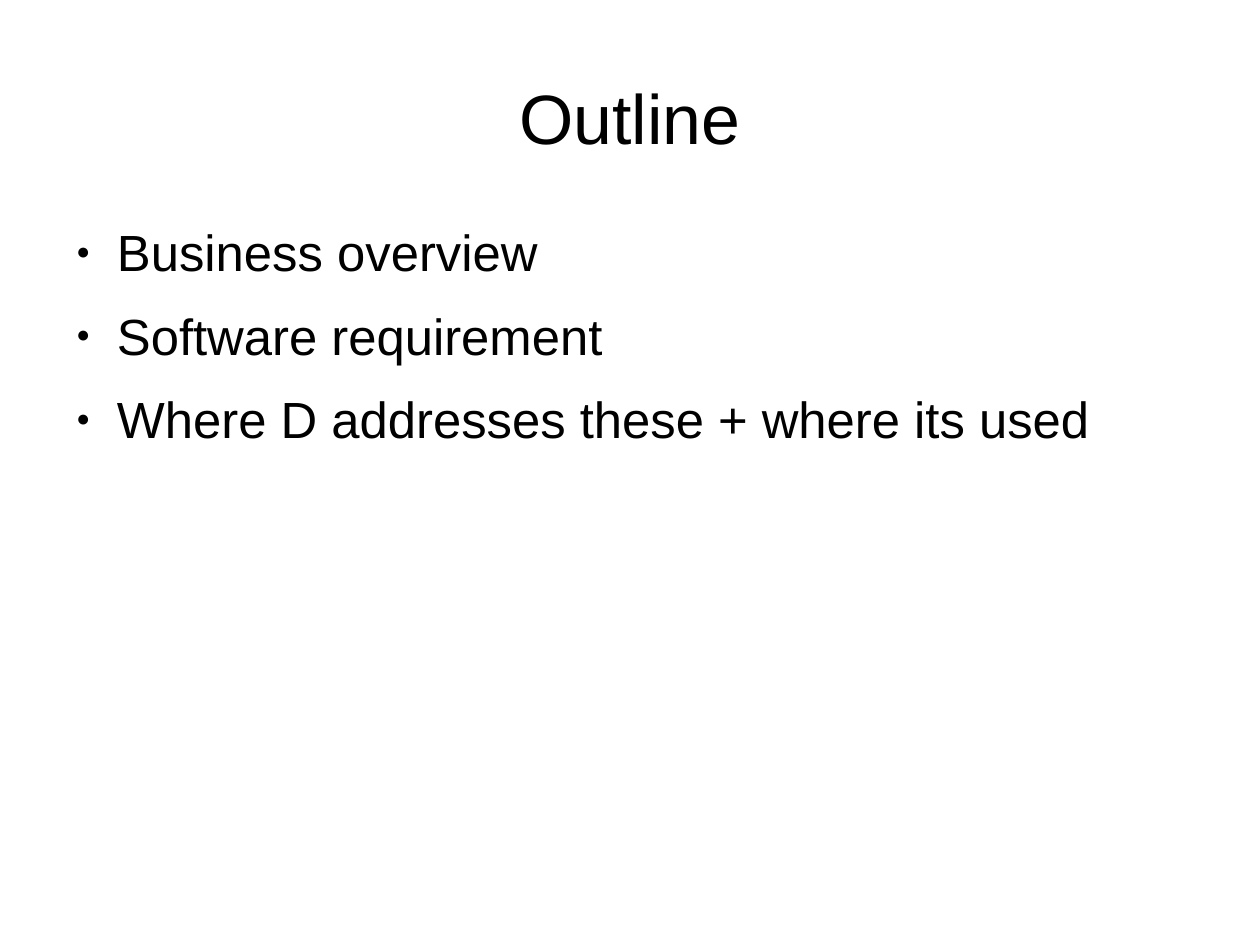
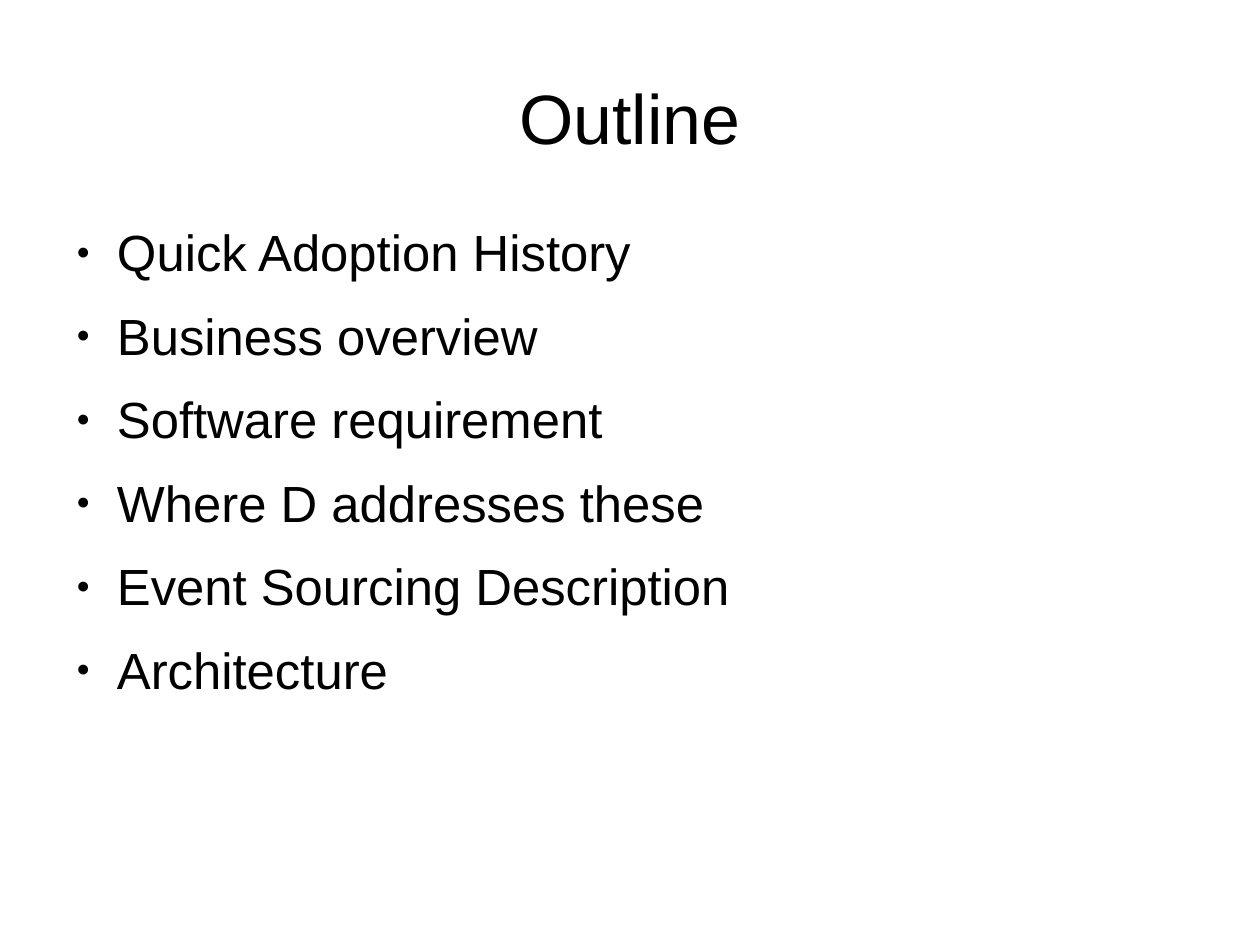
Before and after one commit to smandy/dconf_talk, a slide deck: slide 2 of dconf_iter2.odp (slide 3 before the commit). Drawn at 1260x945 pixels with LibreOffice and Linux fonts; fonts in the diff are those of the drawing. Boxes give left, top, right and bottom in pixels: in the first picture for what was removed or moved away, otherwise in the second. Text is boxed around its words. In the diff, an @@ line names an element or a change of style, - is before the commit and + after.

```diff
--- a/dconf_iter2.odp
+++ b/dconf_iter2.odp
@@ text at [117,234,631,282]: paragraph added @@
+● Quick Adoption History
@@ text at [117,485,729,690]: text changed @@
-● Where D addresses these + where its used
+● Where D addresses these
+● Event Sourcing Description
+● Architecture
```
Also in this commit, not shown: 2 other slides changed.
